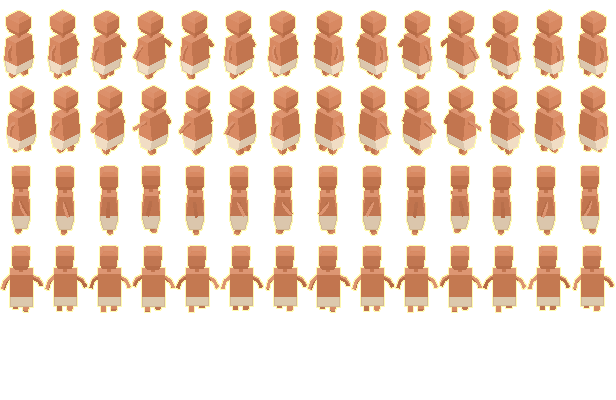
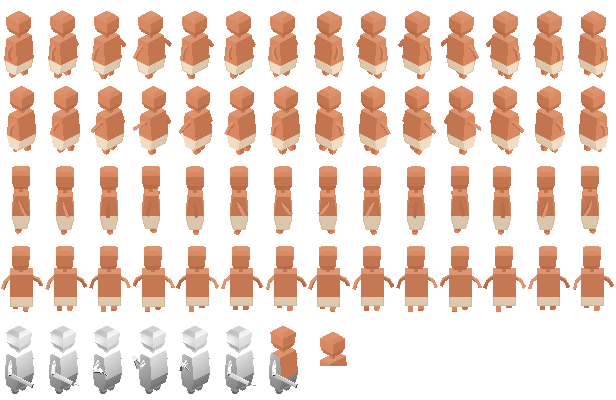
Two versions of the same layered image (616x400). Layer-by-layer changes:
painted on "Base" over [5, 326, 347, 394]
hid group "selections" (2 layers) over [0, 9, 615, 313]
